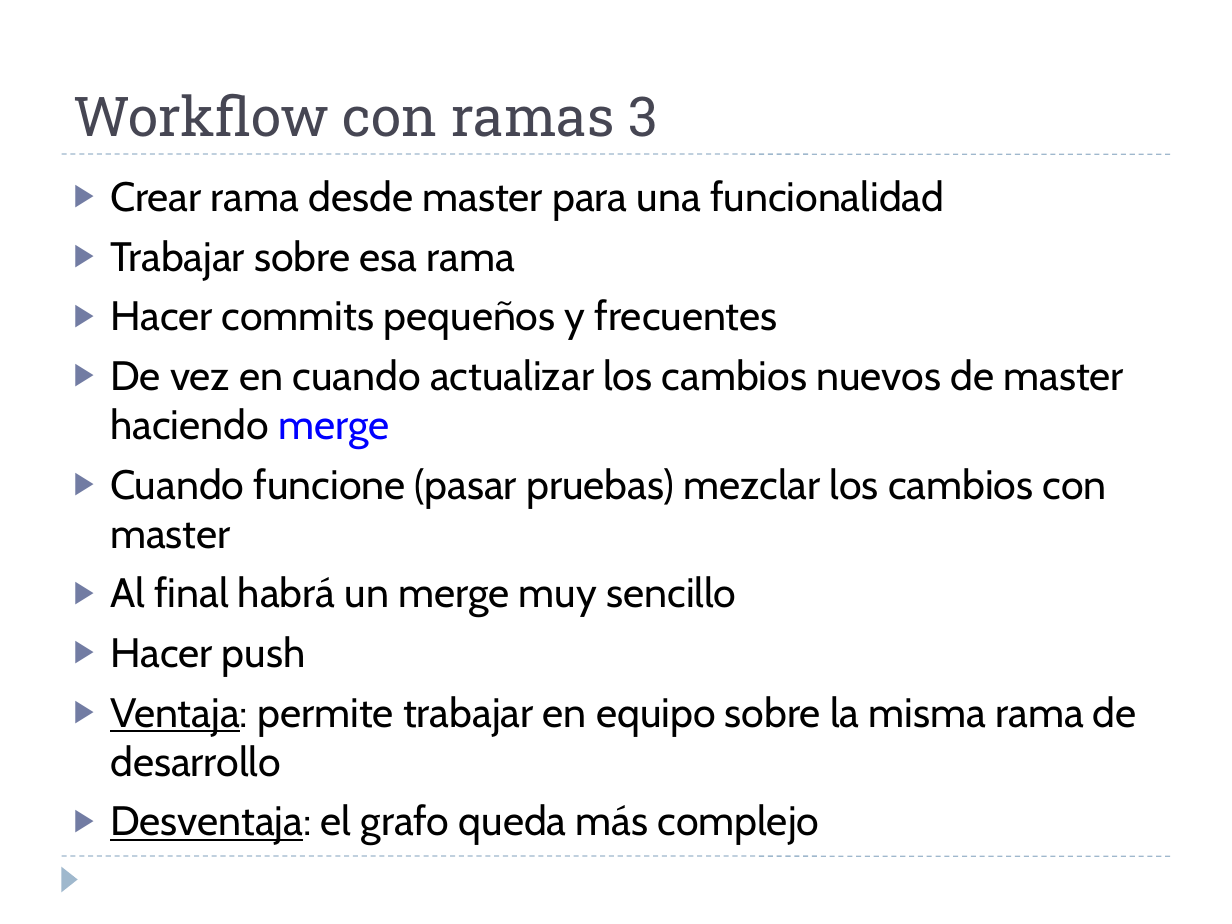
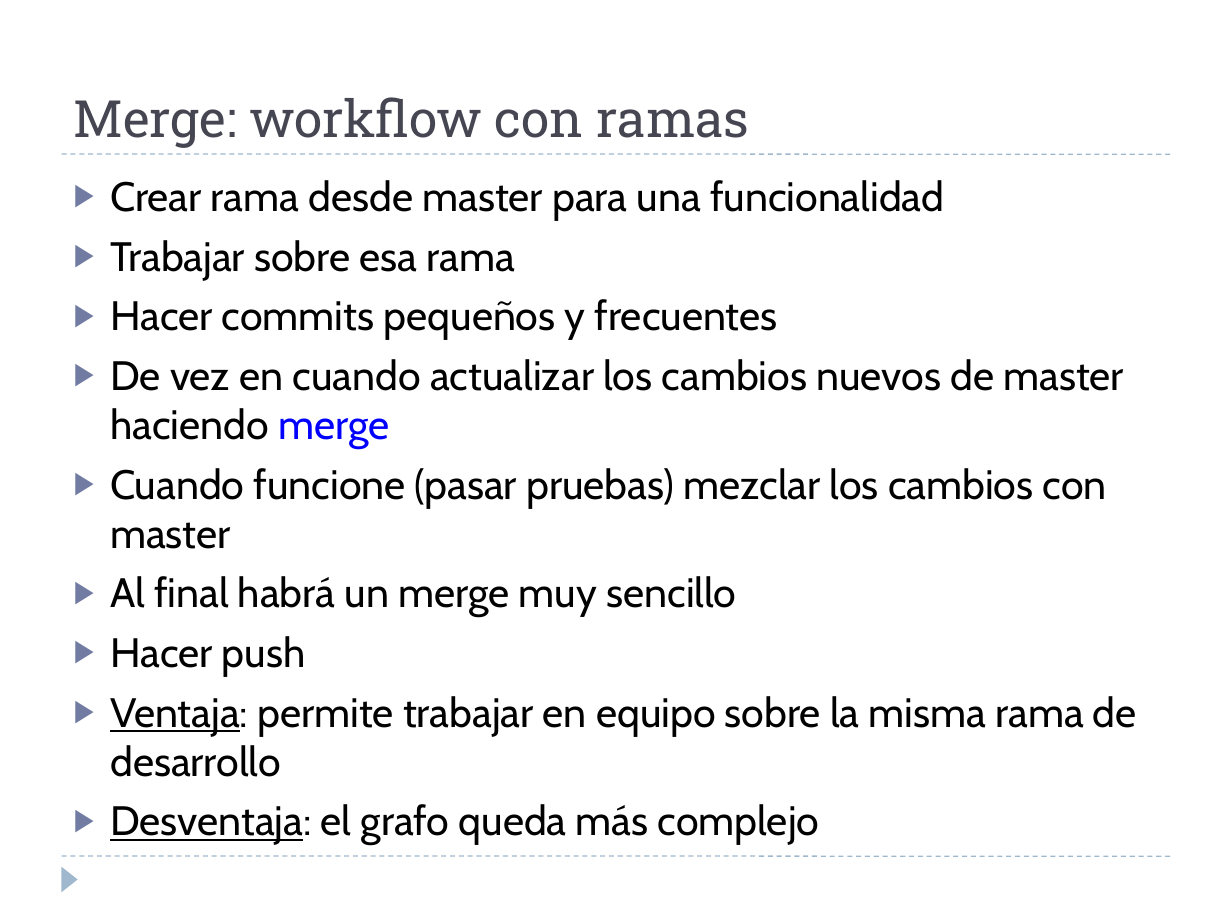
Before and after one commit to martina-if/curso_git, a slide deck: slide 38 of GIT.ppt (slide 40 before the commit). Drawn at 1232x924 pixels with LibreOffice and Linux fonts; fonts in the diff are those of the drawing. Boxes give left, top, right and bottom in pixels: in the first picture for what was removed or moved away, otherwise in the second. Text is boxed around its words. In the diff, an @@ line names an element or a change of style, - is before the commit and + after.

```diff
--- a/GIT.ppt
+++ b/GIT.ppt
@@ text at (74,97,749,148): text changed; size 32 to 30 pt @@
-Workflow con ramas 3
+Merge: workflow con ramas
```
Also in this commit, not shown: 7 other slides changed, 5 slides added, 2 slides removed.
